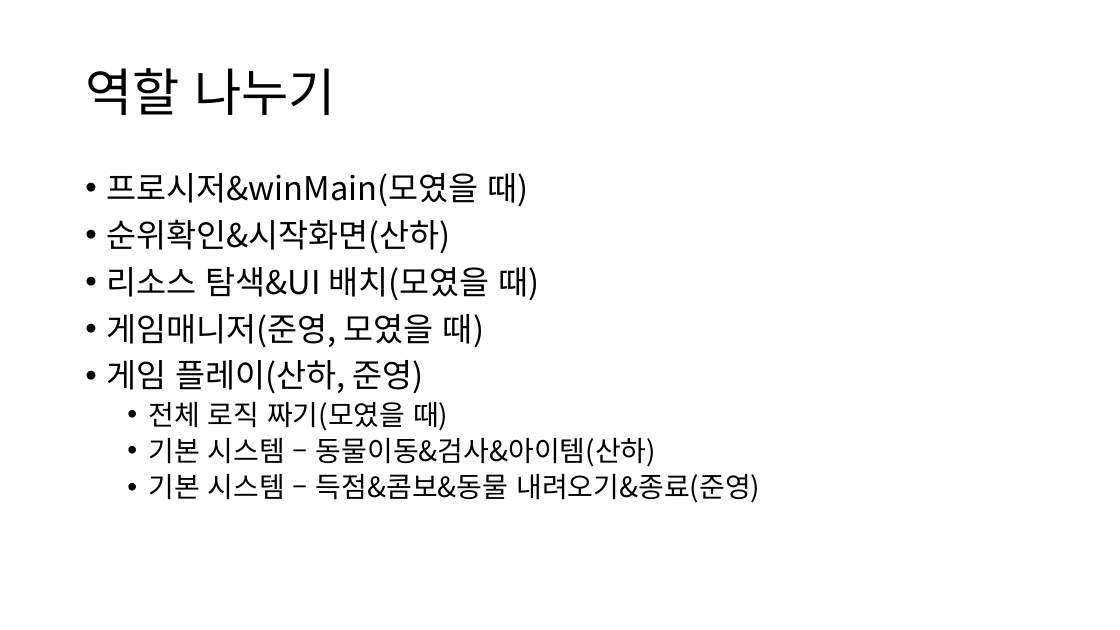
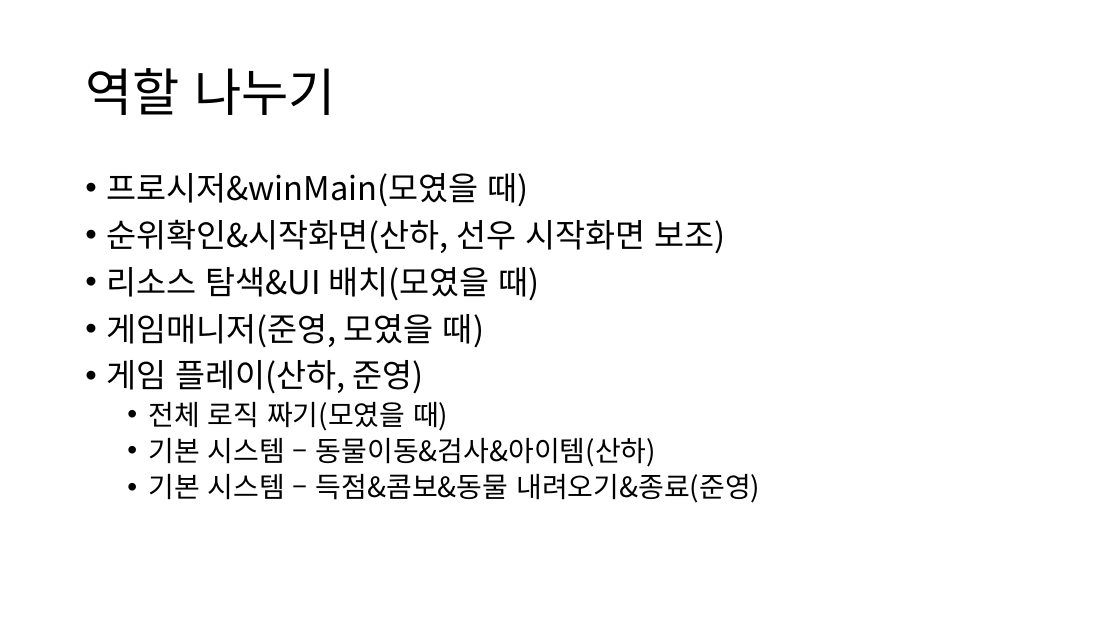
Before and after one commit to Jun1188/WinAPI_Game_20250714, a slide deck: slide 11 of 애니팡 모작 (1).pptx. Drawn at 1120x630 pixels with LibreOffice and Linux fonts; fonts in the diff are those of the drawing. Boxes give left, top, right and bottom in pixels: in the first picture for what was removed or moved away, otherwise in the second. Text is boxed around its words. In the diff, an @@ line names an element or a change of style, - is before the commit and + after.

Commit message:
default settings 1.11
7.21 회의 반영분 2차

```diff
--- a/애니팡 모작 (1).pptx
+++ b/애니팡 모작 (1).pptx
@@ text at [106, 219, 725, 253]: text changed @@
-• 순위확인&시작화면(산하)
+• 순위확인&시작화면(산하, 선우 시작화면 보조)
```
